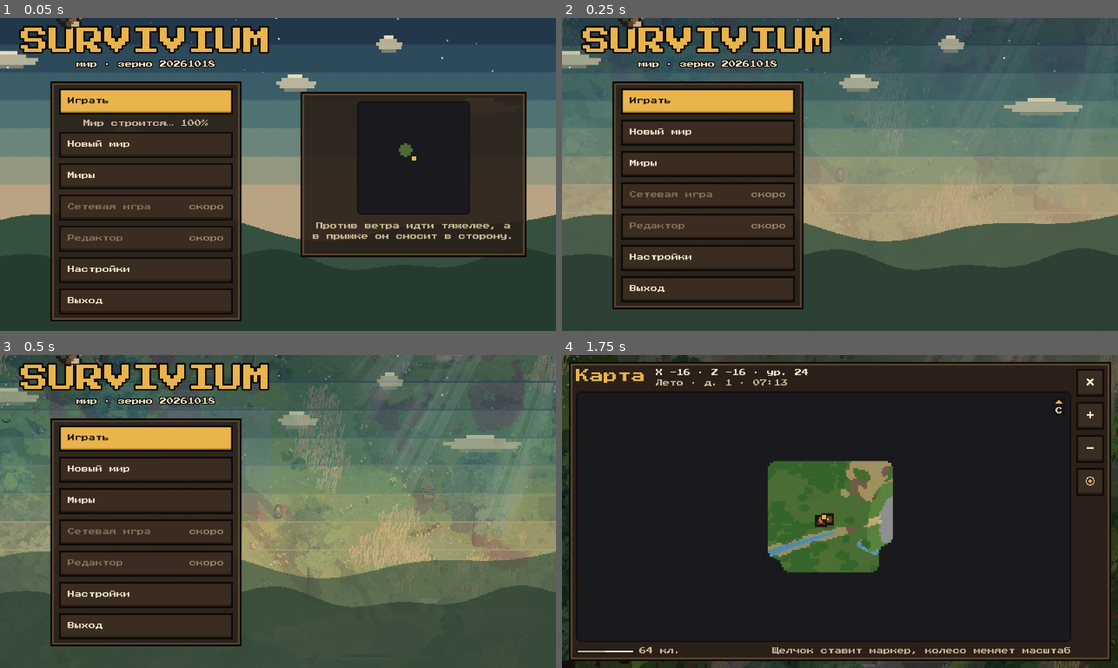
Above: before the commit, frames 1-4 (two rows, left to right).
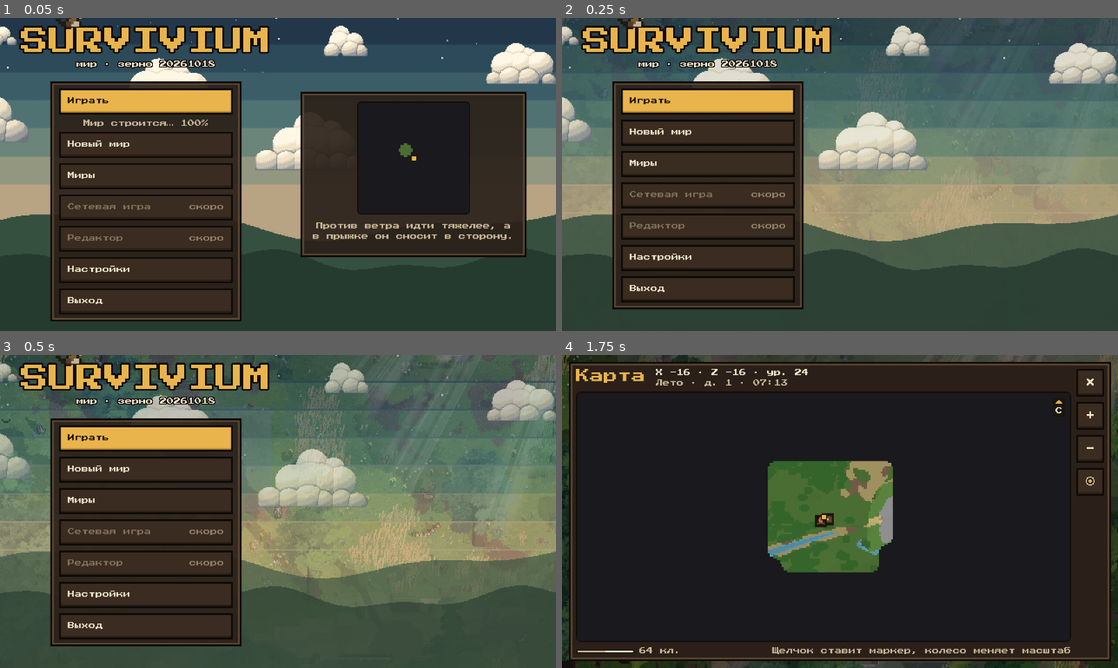
Above: after the commit, the same moments.

Repository: randomboygh/survivium
Game: Godot game, scene res://scenes/main.tscn
Two runs of this game, one before a commit and one after it. Both use one fixed random seed, a clock stepped at 60 frames per second and the inputs below.
Inputs (mouse positions are in pixels of both pictures, inside the frame that each line leads up to):
- Up to frame 1 (0.05 s): no input
- Up to frame 2 (0.25 s): no input
- Up to frame 3 (0.5 s): no input
- Up to frame 4 (1.75 s): click "Играть" at 0.5 s; tap Enter at 1.25 s; drag from (1073, 439) to (895, 442) at 1.27 s

The runs differ from the first frame. In frame 1, 4.5% of the frame differs, in the area x 0-100%, y 2-49%; in frame 2, 6.5%; in frame 3, 6.4%; in frame 4, nothing differs.
Error in both runs: Invalid type in function 'mow_targets' in base 'RefCounted (world_actions.gd)'. The array of argument 2 (Array) does not have the same element type as the expe…

Commit message:
Main menu: pixel cumulus clouds with volume
tools/make_clouds.py draws assets/menu_clouds.png: heaps of round puffs on a flat
base, lit from the upper left in five hard tones with a checker between them, a
darker crevice under each bulge and a shaded base. The menu draws six of them
drifting right, the far ones high, small and slow, the near ones lower and faster.

Co-Authored-By: Claude Opus 5.5 (1M context) <noreply@anthropic.com>
Claude-Session: https://claude.ai/code/session_01XBdTjSGVrjAVXuzNHJMFL7

Diff:
--- a/src/client/ui/main_menu.gd
+++ b/src/client/ui/main_menu.gd
@@ -32,14 +32,14 @@
 const SKY := [Color("#22384a"), Color("#2c4a5a"), Color("#3a5d68"), Color("#4f7273"), Color("#6c857a"),
 	Color("#93977f"), Color("#b8a383")]
 const HILLS := [Color("#35503f"), Color("#263b2f")]
-## Clouds over the painted sky: height (share of the sky), width, UI px a second, start.
-const CLOUDS := [[0.18, 70, 3.0, 0.1], [0.30, 46, 5.0, 0.55], [0.42, 90, 2.0, 0.8], [0.55, 36, 7.0, 0.3],
-	[0.10, 30, 4.0, 0.7]]
-## A cloud's lit top, its body and its shaded underside, and the height of a row in UI px.
-const CLOUD_LIT := Color("#f1e2c0", 0.95)
-const CLOUD := Color("#cfc3a4", 0.85)
-const CLOUD_SHADE := Color("#8f8f7c", 0.8)
-const CLOUD_ROW := 4
+## Cumulus clouds over the painted sky, drawn by tools/make_clouds.py: a row of
+## cells CLOUD_CELL in UI px, each a cloud on the bottom of its cell. Each one drifting
+## right: the height of its base (share of the sky), its cell, UI px a second, where
+## it starts. The far ones high and small, the near ones lower, bigger and faster.
+const CLOUD_SHEET := preload("res://assets/menu_clouds.png")
+const CLOUD_CELL := Vector2(160, 80)
+const CLOUDS := [[0.16, 5, 1.5, 0.1], [0.22, 3, 2.0, 0.6], [0.36, 2, 3.0, 0.85], [0.50, 1, 4.0, 0.35],
+	[0.66, 0, 5.5, 0.05], [0.80, 4, 7.0, 0.55]]
 ## Stars over the top of the sky (some of them two pixels across), the birds' colour,
 ## the size of a pixel of them and the seconds between their flights.
 const STARS := 24
@@ -165,6 +165,7 @@
 	add_child(_backdrop)
 	_motion = Control.new()
 	_motion.mouse_filter = Control.MOUSE_FILTER_IGNORE
+	_motion.texture_filter = CanvasItem.TEXTURE_FILTER_NEAREST
 	_motion.draw.connect(_draw_motion)
 	_backdrop.add_child(_motion)
 	_screen = Control.new()
@@ -640,25 +641,19 @@
 	_sparrow.draw_set_transform(Vector2.ZERO)
 
 
-## The sky's moving parts, over the painted sky: pixel clouds drifting right at their
+## The sky's moving parts, over the painted sky: cumulus clouds drifting right at their
 ## own pace, stars blinking at the top, and three birds flapping across now and then.
 func _draw_motion() -> void:
 	var s: float = scale.x
 	var full := Rect2(-position / s, get_viewport_rect().size / s).grow(2)
 	var top := full.position.y
 	var sky_h := full.size.y * 0.62
-	var span := full.size.x + 120.0
+	var span := full.size.x + CLOUD_CELL.x
 	for c in CLOUDS:
-		var w: float = c[1]
-		var x := floorf(full.position.x + fposmod(c[3] * span + _time * c[2], span) - 100.0)
-		var y := floorf(top + sky_h * c[0])
-		# Rows of the cloud from the top: inset from both sides, the top one lit.
-		var rows := [[0.3, 0.35], [0.15, 0.2], [0.0, 0.0], [0.1, 0.05], [0.2, 0.25]]
-		for i in rows.size():
-			var a := floorf(w * rows[i][0])
-			var b := floorf(w * rows[i][1])
-			var tint := CLOUD_LIT if i == 0 else CLOUD_SHADE if i == rows.size() - 1 else CLOUD
-			_motion.draw_rect(Rect2(x + a, y + i * CLOUD_ROW, w - a - b, CLOUD_ROW), tint)
+		var x := floorf(full.position.x + fposmod(c[3] * span + _time * c[2], span) - CLOUD_CELL.x)
+		var y := floorf(top + sky_h * c[0] - CLOUD_CELL.y)
+		var cell := Rect2(Vector2(c[1] * CLOUD_CELL.x, 0.0), CLOUD_CELL)
+		_motion.draw_texture_rect_region(CLOUD_SHEET, Rect2(Vector2(x, y), CLOUD_CELL), cell)
 	for i in STARS:
 		var h := absi(hash(i * 7919))
 		var sx := full.position.x + float(h % 1000) / 1000.0 * full.size.x
Binary file added: assets/menu_clouds.png
Not shown, added: tools/make_clouds.py
